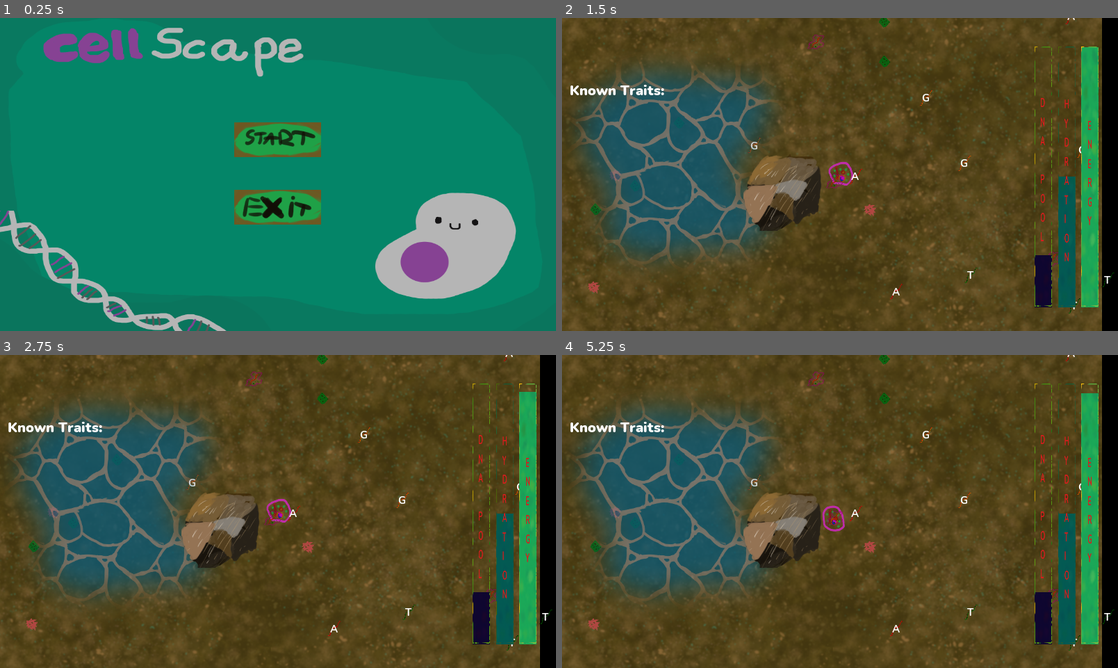
Above: before the commit, frames 1-4 (two rows, left to right).
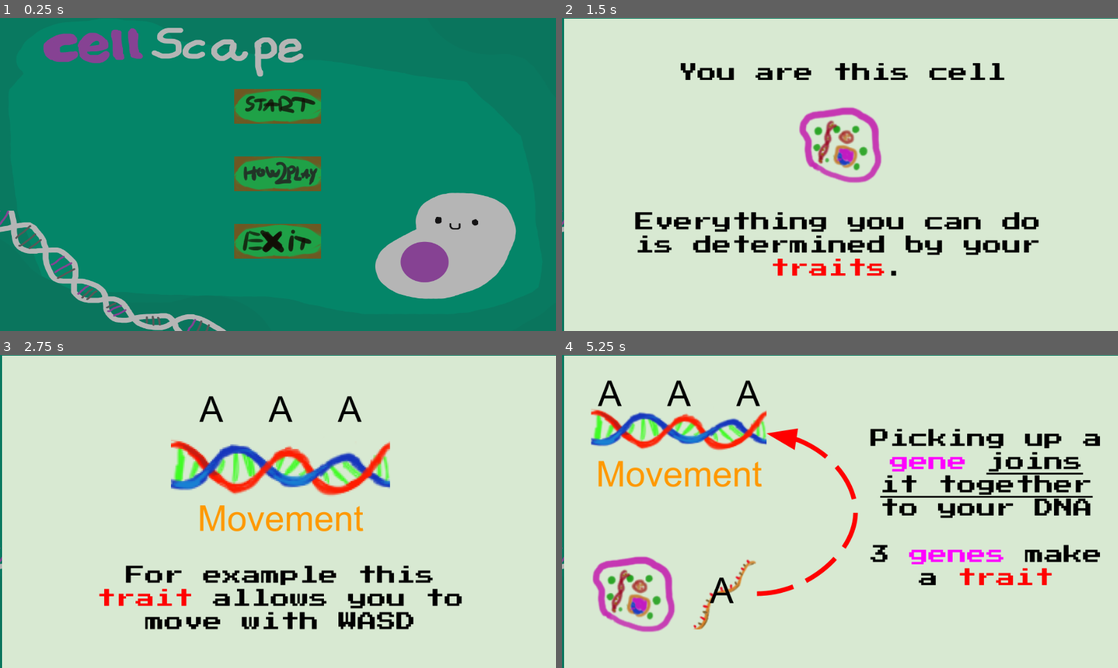
Above: after the commit, the same moments.

Repository: RobertKajnak/MGTK2021Game
Game: Godot game, scene res://Scenes/MainMenu.tscn
Two runs of this game, one before a commit and one after it. Both use one fixed random seed, a clock stepped at 60 frames per second and the inputs below.
Inputs (mouse positions are in pixels of both pictures, inside the frame that each line leads up to):
- Up to frame 1 (0.25 s): no input
- Up to frame 2 (1.5 s): click (840, 174) at 0.52 s; click (840, 140) at 1.27 s
- Up to frame 3 (2.75 s): tap Enter at 2 s; move the mouse to (400, 495) at 2.02 s; hold Right (ui_right) from 2.03 s (still down); tap M at 2.1 s; click (400, 495) at 2.17 s; tap Space (jump) at 2.27 s
- Up to frame 4 (5.25 s): tap Space (jump) at 2.75, 3.02, 4.52 s; move the mouse to (728, 527) at 2.77 s; release Right (ui_right) at 2.78 s; hold S (down) 2.78-3.53 s; tap P at 2.85, 5.1 s; click (728, 527) at 2.92 s; move the mouse to (895, 442) at 3.52 s; hold Right (ui_right) 3.53-4.28 s; tap H at 3.6 s; click (895, 442) at 3.67 s; move the mouse to (812, 574) at 4.27 s; hold W (up) 4.28-5.03 s; tap M at 4.35 s; click (812, 574) at 4.42 s; move the mouse to (1006, 558) at 5.02 s; hold A (left) from 5.03 s (still down); click (1006, 558) at 5.17 s

The runs differ from the first frame. In frame 1, 8.3% of the frame differs, in the area x 42-58%, y 22-77%; in frame 2, 100%; in frame 3, 100%; in frame 4, 100%, in the area x 0-100%, y 0-100%.
Error before the commit: Attempt to call function 'instance' in base 'null instance' on a null instance. (res://Scenes/HUD.gd:26)

Commit message:
tutorial

Diff:
--- a/Scenes/MainMenu.gd
+++ b/Scenes/MainMenu.gd
@@ -1,9 +1,42 @@
 extends Control
 
+var counter = 1
 
 func _ready():
 	#var _err = get_tree().change_scene("res://Scenes/Level2.tscn")
 	pass
+
+func _process(delta):
+	if Input.is_action_just_pressed("ui_right"):
+		match counter:
+			1:
+				$Tut2.visible = true
+				$Tut1.visible = false
+			2:
+				$Tut3.visible = true
+				$Tut2.visible = false
+			3:
+				$Tut4.visible = true
+				$Tut3.visible = false
+			4:
+				$Tut5.visible = true
+				$Tut4.visible = false
+			5:
+				$Tut6.visible = true
+				$Tut5.visible = false
+			6:
+				$Tut7.visible = true
+				$Tut6.visible = false
+			7:
+				$Tut8.visible = true
+				$Tut7.visible = false
+			8:
+				$Tut8.visible = false
+				$CenterContainer/VBoxContainer/ButtonExit.disabled = false
+				$CenterContainer/VBoxContainer/ButtonTutorial.disabled = false
+				$CenterContainer/VBoxContainer/ButtonStart.disabled = false
+				counter = 0
+		counter += 1
 
 func _on_ButtonStart_pressed():
 	var _err = get_tree().change_scene("res://Scenes/Level2.tscn")
@@ -30,8 +63,8 @@
 		pass
 
 
-func _on_ButtonOptions_pressed():
-	$Tut_1.visible = true
+func _on_ButtonTutorial_pressed():
+	$Tut1.visible = true
 	$CenterContainer/VBoxContainer/ButtonExit.disabled = true
-	$CenterContainer/VBoxContainer/ButtonOptions.disabled = true
+	$CenterContainer/VBoxContainer/ButtonTutorial.disabled = true
 	$CenterContainer/VBoxContainer/ButtonStart.disabled = true
--- a/Scenes/MainMenu.tscn
+++ b/Scenes/MainMenu.tscn
@@ -1,9 +1,18 @@
-[gd_scene load_steps=5 format=2]
+[gd_scene load_steps=14 format=2]
 
 [ext_resource path="res://res/main_menu_bg.png" type="Texture" id=1]
 [ext_resource path="res://Scenes/MainMenu.gd" type="Script" id=2]
+[ext_resource path="res://res/tutorial/Cellscape tutorial(6).png" type="Texture" id=3]
 [ext_resource path="res://res/buttons/button_exit.png" type="Texture" id=4]
 [ext_resource path="res://res/buttons/button_start.png" type="Texture" id=5]
+[ext_resource path="res://res/tutorial/Cellscape tutorial(7).png" type="Texture" id=6]
+[ext_resource path="res://res/tutorial/Cellscape tutorial(3).png" type="Texture" id=7]
+[ext_resource path="res://res/tutorial/Cellscape tutorial.png" type="Texture" id=8]
+[ext_resource path="res://res/tutorial/Cellscape tutorial(1).png" type="Texture" id=9]
+[ext_resource path="res://res/tutorial/Cellscape tutorial(5).png" type="Texture" id=10]
+[ext_resource path="res://res/buttons/button_how_2_play.png" type="Texture" id=11]
+[ext_resource path="res://res/tutorial/Cellscape tutorial(2).png" type="Texture" id=12]
+[ext_resource path="res://res/tutorial/Cellscape tutorial(4).png" type="Texture" id=13]
 
 [node name="Control" type="Control"]
 anchor_right = 1.0
@@ -28,9 +37,9 @@
 
 [node name="VBoxContainer" type="VBoxContainer" parent="CenterContainer"]
 margin_left = 540.0
-margin_top = 240.0
+margin_top = 163.0
 margin_right = 740.0
-margin_bottom = 475.0
+margin_bottom = 553.0
 custom_constants/separation = 75
 
 [node name="ButtonStart" type="TextureButton" parent="CenterContainer/VBoxContainer"]
@@ -38,11 +47,66 @@
 margin_bottom = 80.0
 texture_normal = ExtResource( 5 )
 
-[node name="ButtonExit" type="TextureButton" parent="CenterContainer/VBoxContainer"]
+[node name="ButtonTutorial" type="TextureButton" parent="CenterContainer/VBoxContainer"]
 margin_top = 155.0
 margin_right = 200.0
 margin_bottom = 235.0
+texture_normal = ExtResource( 11 )
+
+[node name="ButtonExit" type="TextureButton" parent="CenterContainer/VBoxContainer"]
+margin_top = 310.0
+margin_right = 200.0
+margin_bottom = 390.0
 texture_normal = ExtResource( 4 )
 
+[node name="Tut1" type="Sprite" parent="."]
+visible = false
+position = Vector2( 645.739, 361.519 )
+scale = Vector2( 1.33446, 1.33474 )
+texture = ExtResource( 8 )
+
+[node name="Tut2" type="Sprite" parent="."]
+visible = false
+position = Vector2( 645.739, 361.519 )
+scale = Vector2( 1.33446, 1.33474 )
+texture = ExtResource( 9 )
+
+[node name="Tut3" type="Sprite" parent="."]
+visible = false
+position = Vector2( 645.739, 361.519 )
+scale = Vector2( 1.33446, 1.33474 )
+texture = ExtResource( 12 )
+
+[node name="Tut4" type="Sprite" parent="."]
+visible = false
+position = Vector2( 645.739, 361.519 )
+scale = Vector2( 1.33446, 1.33474 )
+texture = ExtResource( 7 )
+
+[node name="Tut5" type="Sprite" parent="."]
+visible = false
+position = Vector2( 645.739, 361.519 )
+scale = Vector2( 1.33446, 1.33474 )
+texture = ExtResource( 13 )
+
+[node name="Tut6" type="Sprite" parent="."]
+visible = false
+position = Vector2( 645.739, 361.519 )
+scale = Vector2( 1.33446, 1.33474 )
+texture = ExtResource( 10 )
+
+[node name="Tut7" type="Sprite" parent="."]
+visible = false
+position = Vector2( 645.739, 361.519 )
+scale = Vector2( 1.33446, 1.33474 )
+texture = ExtResource( 3 )
+
+[node name="Tut8" type="Sprite" parent="."]
+visible = false
+position = Vector2( 645.739, 361.519 )
+scale = Vector2( 1.33446, 1.33474 )
+texture = ExtResource( 6 )
+
 [connection signal="pressed" from="CenterContainer/VBoxContainer/ButtonStart" to="." method="_on_ButtonStart_pressed"]
+[connection signal="pressed" from="CenterContainer/VBoxContainer/ButtonTutorial" to="." method="_on_ButtonTutorial_pressed"]
 [connection signal="pressed" from="CenterContainer/VBoxContainer/ButtonExit" to="." method="_on_ButtonExit_pressed"]
--- a/project.godot
+++ b/project.godot
@@ -68,11 +68,6 @@
 "events": [ Object(InputEventKey,"resource_local_to_scene":false,"resource_name":"","device":0,"alt":false,"shift":false,"control":false,"meta":false,"command":false,"pressed":false,"scancode":77,"unicode":0,"echo":false,"script":null)
  ]
 }
-mouse={
-"deadzone": 0.5,
-"events": [ Object(InputEventMouseButton,"resource_local_to_scene":false,"resource_name":"","device":0,"alt":false,"shift":false,"control":false,"meta":false,"command":false,"button_mask":0,"position":Vector2( 0, 0 ),"global_position":Vector2( 0, 0 ),"factor":1.0,"button_index":1,"pressed":false,"doubleclick":false,"script":null)
- ]
-}
 
 [layer_names]
 
